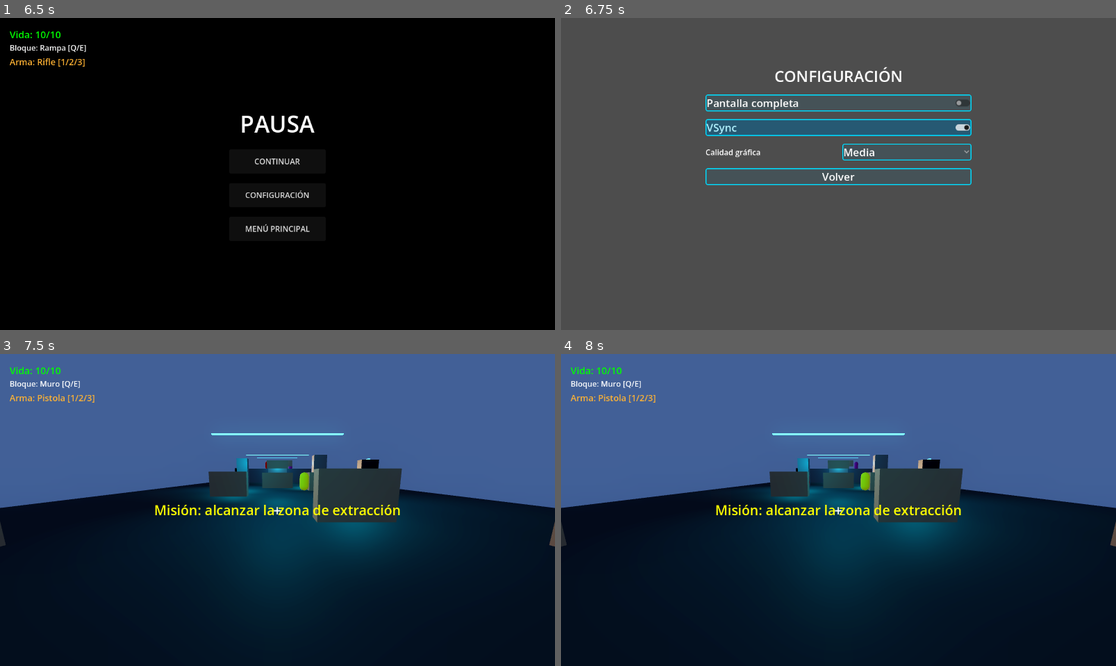
Above: before the commit, frames 1-4 (two rows, left to right).
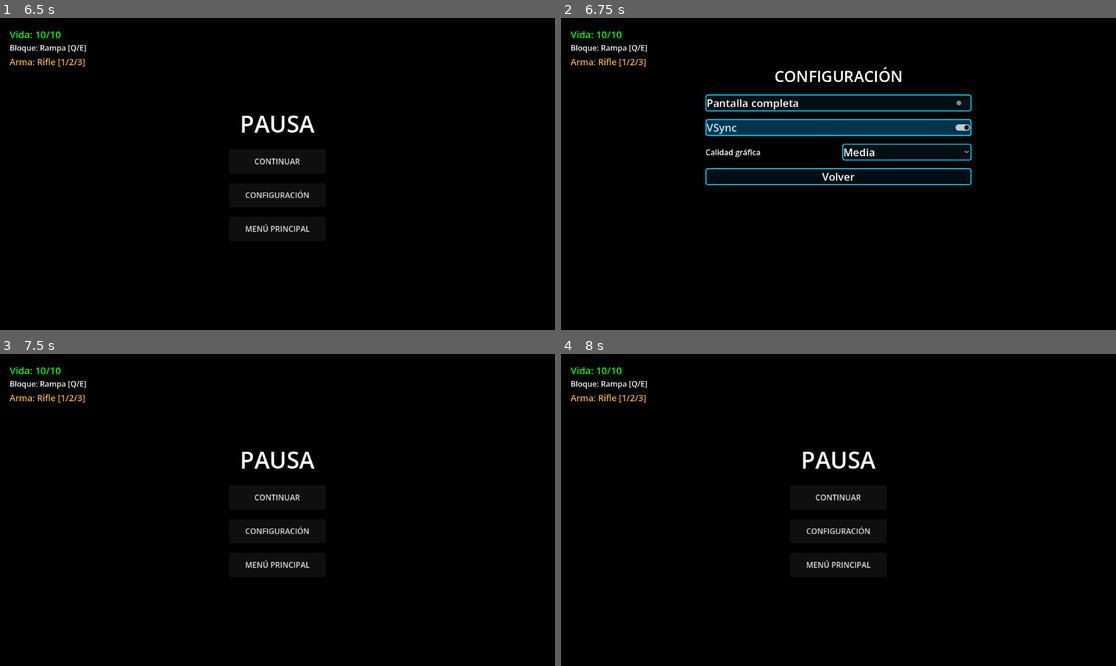
Above: after the commit, the same moments.

Repository: kilder16/NEXUS
Game: Godot game, scene res://scenes/ui/main_menu.tscn
Same seed, same stepped clock (60 frames per second), same inputs: the game is played once before the commit and once after it.
Inputs (mouse positions are in pixels of both pictures, inside the frame that each line leads up to):
- Up to frame 1 (6.5 s): tap Enter at 0.5 s; move the mouse to (399, 158) at 0.52 s; hold Right 0.53-1.25 s; tap Q at 0.6 s; click (399, 158) at 0.67 s; tap Space at 0.77, 3.5, 3.77, 5.27, 6.02 s; click "CONFIGURACIÓN" at 1.25 s; click "Volver" at 2 s; click "JUGAR" at 2.75 s; move the mouse to (249, 174) at 3.52 s; hold Up from 3.53 s (still down); tap E at 3.6 s; click (249, 174) at 3.67 s; move the mouse to (288, 167) at 4.27 s; tap 1 at 4.35 s; click (288, 167) at 4.42 s; move the mouse to (271, 180) at 5.02 s; tap 2 at 5.1 s; click (271, 180) at 5.17 s; move the mouse to (316, 177) at 5.77 s; tap 3 at 5.85 s; click (316, 177) at 5.92 s; tap Escape (ui_cancel) at 6.4 s
- Up to frame 2 (6.75 s): release Up at 6.5 s; click "CONFIGURACIÓN" at 6.5 s
- Up to frame 3 (7.5 s): click "Volver" at 7.25 s
- Up to frame 4 (8 s): no input

Frame 1 is identical in both runs. In frame 2, 99% of the frame differs, in the area x 0-100%, y 0-100%; in frame 3, 100%; in frame 4, 100%.

Commit message:
fix(ui): settings desde pause como overlay sin reiniciar nivel
Settings desde el menú de pausa ahora se instancia como overlay (Control hijo
del pause_menu) en vez de hacer change_scene_to_file. Eso preservaba el estado
del nivel (vida, posición, enemigos) porque ya no se recarga la escena al volver.

settings_menu.gd agrega modo dual: standalone (main menu, scene swap) y overlay
(pause, queue_free + signal closed). pause_menu instancia el overlay, oculta sus
botones mientras está abierto y los muestra de vuelta al cerrar.

Co-Authored-By: Claude Opus 4.7 (1M context) <noreply@anthropic.com>

Diff:
--- a/scripts/ui/pause_menu.gd
+++ b/scripts/ui/pause_menu.gd
@@ -3,6 +3,13 @@
 # ============================================
 # NEXUS - Menú de Pausa
 # ============================================
+
+const SETTINGS_MENU_SCENE: PackedScene = preload("res://scenes/ui/settings_menu.tscn")
+
+@onready var buttons_box: VBoxContainer = $VBoxContainer
+
+# Instancia del settings overlay mientras está abierto. null cuando no.
+var _settings_overlay: Control = null
 
 func _ready():
 	visible = false
@@ -11,6 +18,9 @@
 
 func _input(event):
 	if event.is_action_pressed("ui_cancel"):  # ESC
+		# Si el overlay de settings está abierto, dejá que él maneje el ESC.
+		if _settings_overlay != null:
+			return
 		toggle_pause()
 
 func toggle_pause():
@@ -25,12 +35,21 @@
 	toggle_pause()
 
 func _on_settings_button_pressed():
-	# Setear retorno al nivel actual antes del swap. settings_menu lo consume en _ready.
-	SettingsManager.pending_return_path = get_tree().current_scene.scene_file_path
-	# Despausar y liberar mouse (settings_menu necesita mouse visible).
-	get_tree().paused = false
-	Input.set_mouse_mode(Input.MOUSE_MODE_VISIBLE)
-	get_tree().change_scene_to_file("res://scenes/ui/settings_menu.tscn")
+	# Abrir settings como overlay. NO se despausa, NO se cambia de escena,
+	# así el nivel preserva su estado al volver.
+	if _settings_overlay != null:
+		return
+	var overlay := SETTINGS_MENU_SCENE.instantiate() as Control
+	overlay.open_as_overlay()
+	overlay.closed.connect(_on_settings_overlay_closed)
+	# Ocultar botones del pause mientras se ve el settings (queda el ColorRect de fondo).
+	buttons_box.visible = false
+	add_child(overlay)
+	_settings_overlay = overlay
+
+func _on_settings_overlay_closed() -> void:
+	_settings_overlay = null
+	buttons_box.visible = true
 
 func _on_menu_button_pressed():
 	get_tree().paused = false
--- a/scripts/ui/settings_menu.gd
+++ b/scripts/ui/settings_menu.gd
@@ -24,8 +24,20 @@
 @onready var quality_option: OptionButton = $MarginContainer/VBoxContainer/QualityHBox/QualityOption
 @onready var back_button: Button = $MarginContainer/VBoxContainer/BackButton
 
+# Modo overlay: cuando es true, el menú se cierra emitiendo `closed` y haciendo
+# queue_free, sin tocar la escena actual. Se usa desde pause_menu para que no
+# se reinicie el nivel. Llamar open_as_overlay() antes de add_child() para
+# que tome efecto desde _ready.
+signal closed
+var overlay_mode: bool = false
+
 # Path de la escena anterior; el menú principal lo setea al instanciar este menú
 var previous_scene_path: String = "res://scenes/ui/main_menu.tscn"
+
+func open_as_overlay() -> void:
+	overlay_mode = true
+	# Procesa input aunque el juego esté pausado (pause_menu mantiene tree.paused = true).
+	process_mode = Node.PROCESS_MODE_ALWAYS
 
 func _ready():
 	# Consumir return path si alguien (pause_menu) lo seteó antes del swap.
@@ -60,7 +72,11 @@
 	SettingsManager.set_quality(index)
 
 func _on_back_pressed():
-	get_tree().change_scene_to_file(previous_scene_path)
+	if overlay_mode:
+		closed.emit()
+		queue_free()
+	else:
+		get_tree().change_scene_to_file(previous_scene_path)
 
 func _unhandled_input(event):
 	# ESC también vuelve atrás
